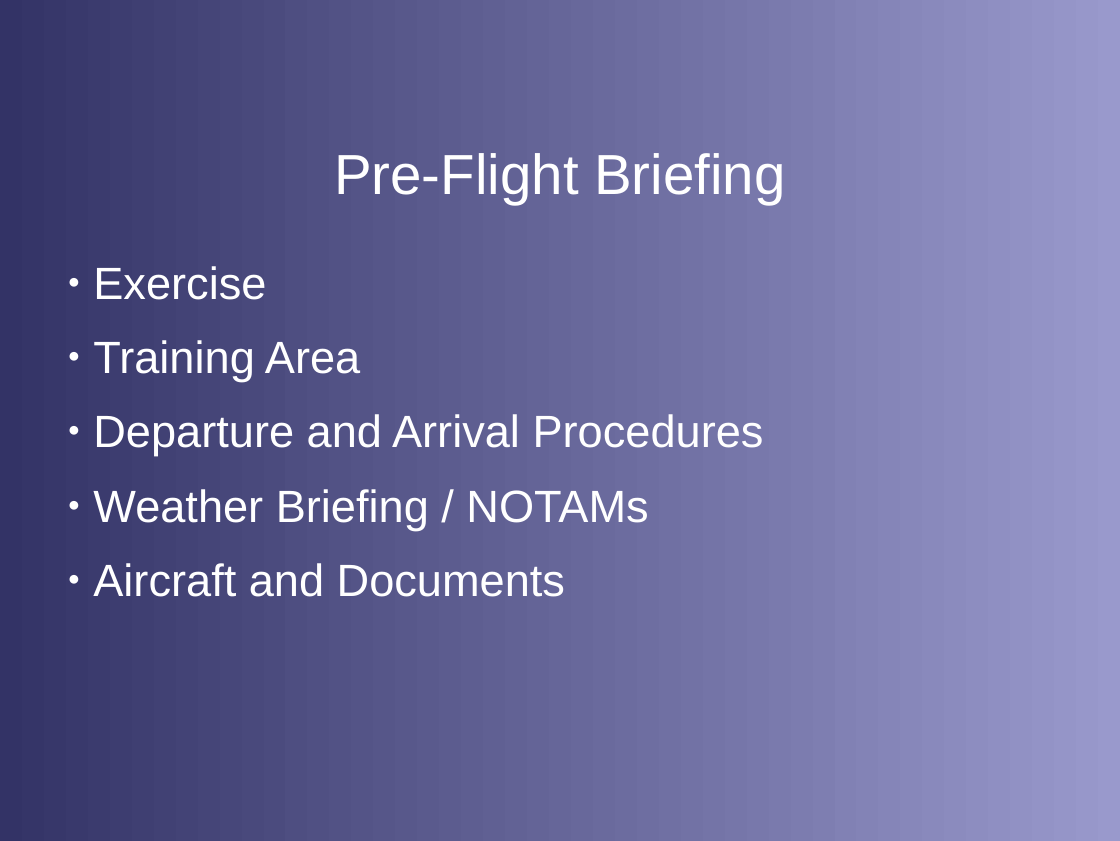
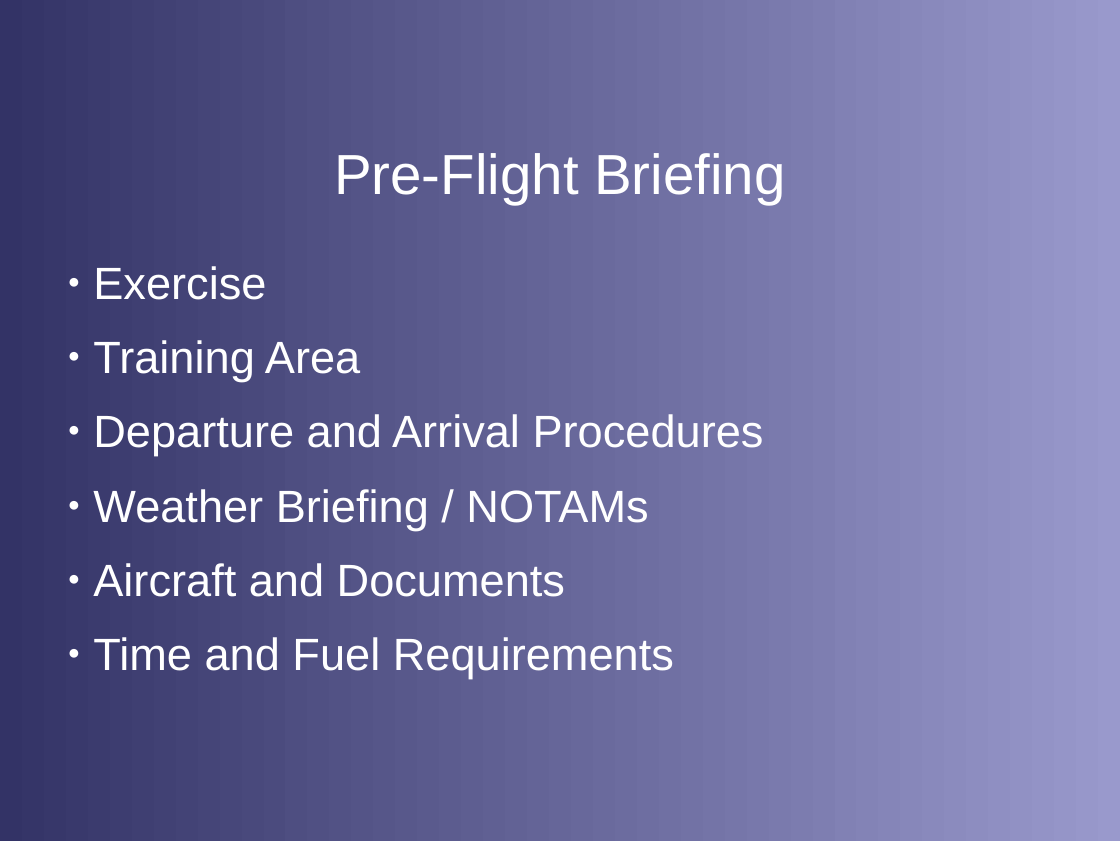
Before and after one commit to stephanheinemann/flight, a slide deck: slide 12 of FI/PrecautionaryLanding/PrecautionaryLanding.odp. Drawn at 1120x841 pixels with LibreOffice and Linux fonts; fonts in the diff are those of the drawing; background and template pictures are left out. Boxes give left, top, right and bottom in pixels: in the first picture for what was removed or moved away, otherwise in the second. Text is boxed around its words. In the diff, an @@ line names an element or a change of style, - is before the commit and + after.

```diff
--- a/FI/PrecautionaryLanding/PrecautionaryLanding.odp
+++ b/FI/PrecautionaryLanding/PrecautionaryLanding.odp
@@ text at (93,637,674,679): paragraph added @@
+● Time and Fuel Requirements
```
Also in this commit, not shown: 3 other files.
